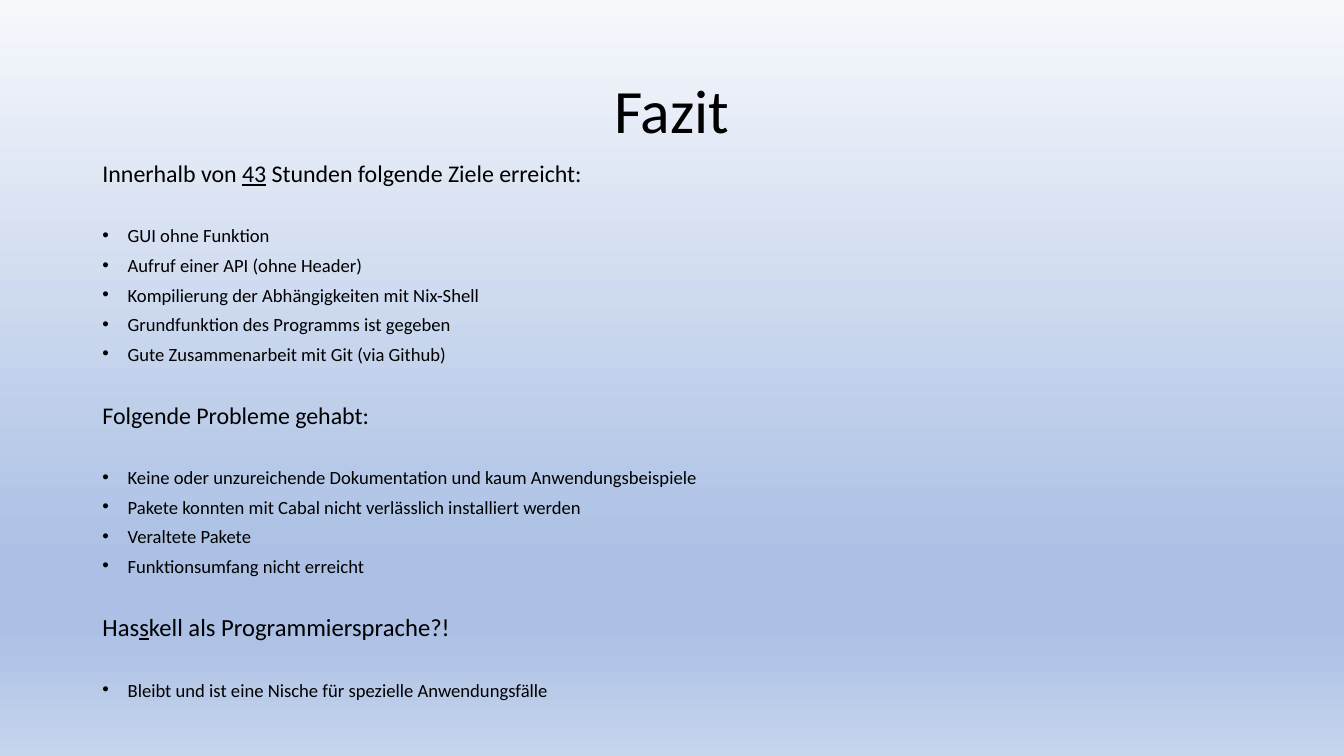
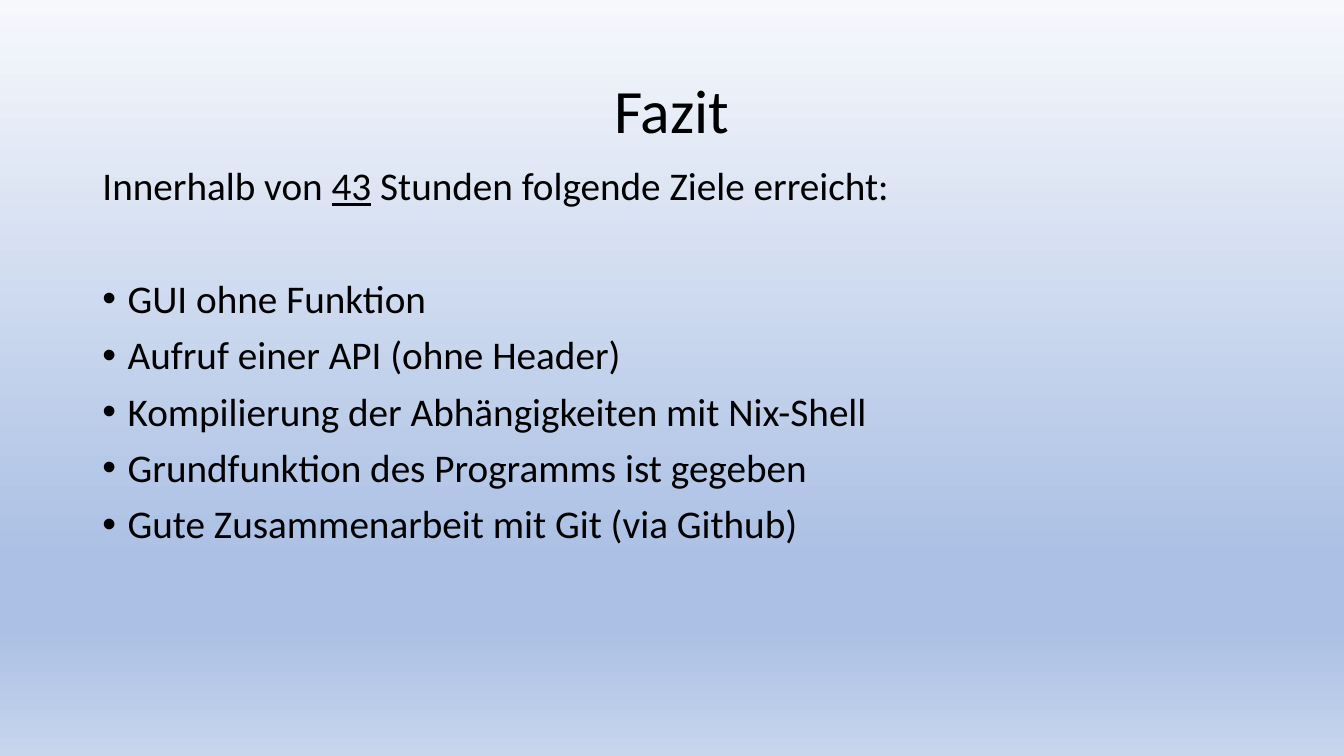
Before and after one commit to newr90/supersort, a slide deck: slide 11 of Praesentation/SuperSort.pptx (slide 10 before the commit). Drawn at 1344x756 pixels with LibreOffice and Linux fonts; fonts in the diff are those of the drawing. Boxes give left, top, right and bottom in pixels: in the first picture for what was removed or moved away, otherwise in the second. Text is boxed around its words. In the diff, an @@ line names an element or a change of style, - is before the commit and + after.

```diff
--- a/Praesentation/SuperSort.pptx
+++ b/Praesentation/SuperSort.pptx
@@ text "Innerhalb von 43 Stunden folgende ..." at (x1=102, y1=172, x2=889, y2=544): size 17.1 to 28 pt in "Innerhalb von 43 Stunden folgende Ziele erreicht:"; size 13.3 to 28 pt in "GUI ohne Funktion", "Aufruf einer API (ohne Header)", "Kompilierung der Abhängigkeiten mit Nix-Shell", "Grundfunktion des Programms ist gegeben" and 1 more places; line spacing 0.7 to 0.9 @@
@@ text at (x1=102, y1=407, x2=696, y2=700): paragraphs removed @@
-Folgende Probleme gehabt:
-• Keine oder unzureichende Dokumentation und kaum Anwendungsbeispiele
-• Pakete konnten mit Cabal nicht verlässlich installiert werden
-• Veraltete Pakete
-• Funktionsumfang nicht erreicht
-Hasskell als Programmiersprache?!
-• Bleibt und ist eine Nische für spezielle Anwendungsfälle
```
Also in this commit, not shown: 1 other slide changed, 2 slides added.
